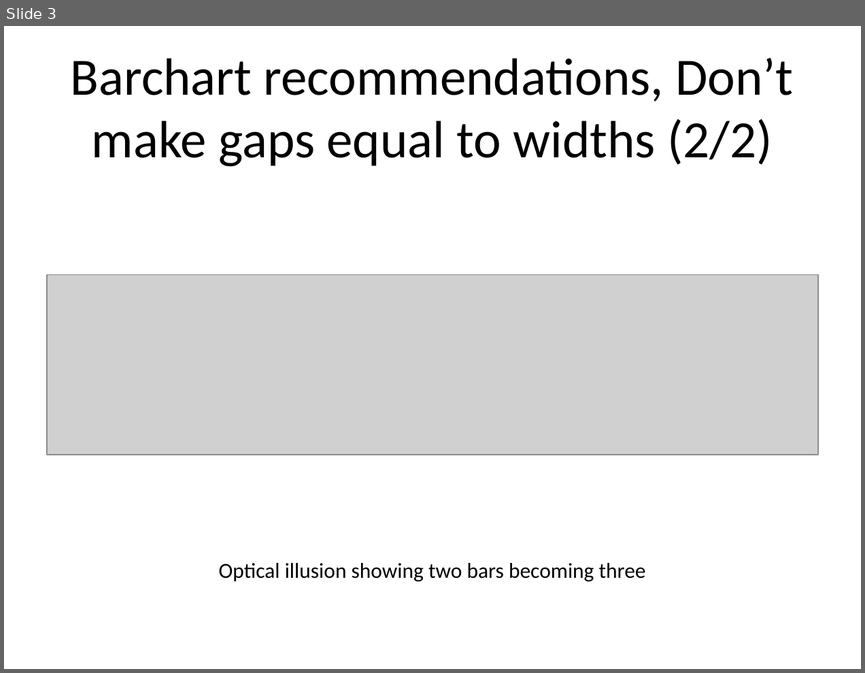
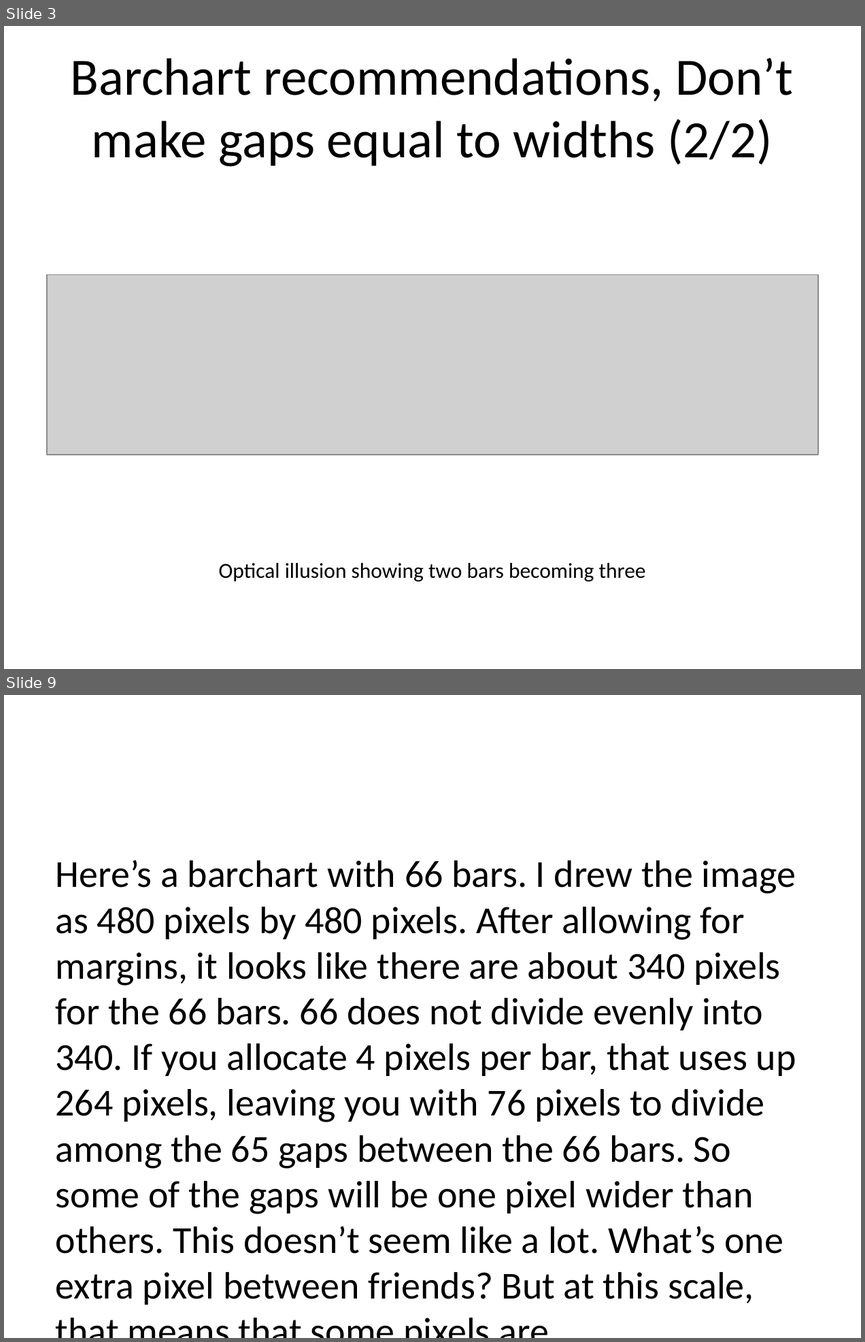
Before and after one commit to pmean/data-visualization, a slide deck: data-viz-02/component/recommendations-barcharts.pptx. Shown one above the other, each under a label of ours: slide 3 before the commit, slides 3 and 9 after it; the slides between them are not shown. The pictures are 865x673 and 865x1342 pixels, drawn with LibreOffice and Linux fonts; fonts in the diff are those of the drawing; grey boxes stand for pictures. Boxes give left, top, right and bottom in pixels: in the first picture for what was removed or moved away, otherwise in the second. Text is boxed around its words. In the diff, an @@ line names an element or a change of style, - is before the commit and + after.

```diff
--- a/data-viz-02/component/recommendations-barcharts.pptx
+++ b/data-viz-02/component/recommendations-barcharts.pptx
@@ slide 9 added at bbox=[4, 695, 861, 1338], background #FFFFFF @@
@@ text added at bbox=[56, 860, 796, 1304], 32 pt, text #000000 @@
+Here’s a barchart with 66 bars. I drew the image as 480 pixels by 480 pixels. After allowing for margins, it looks like there are about 340 pixels for the 66 bars. 66 does not divide evenly into 340. If you allocate 4 pixels per bar, that uses up 264 pixels, leaving you with 76 pixels to divide among the 65 gaps between the 66 bars. So some of the gaps will be one pixel wider than others. This doesn’t seem like a lot. What’s one extra pixel between friends? But at this scale, that means that some pixels are
```
Also in this commit, not shown: 2 slides changed, 3 other slides added, 16 other files.
